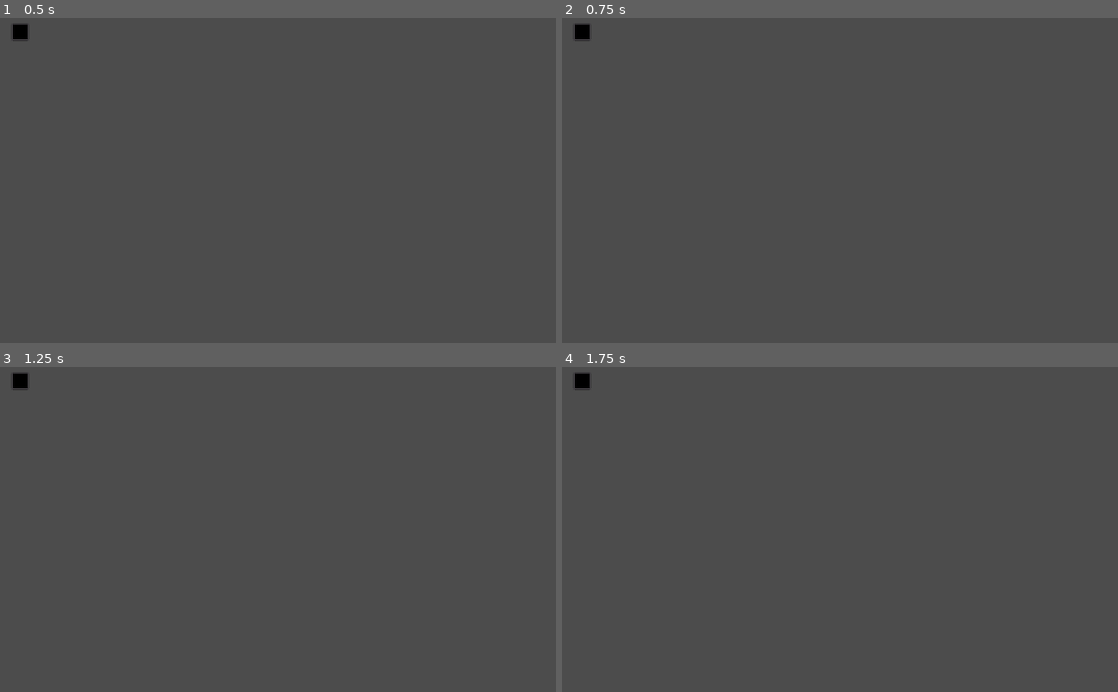
Above: before the commit, frames 1-4 (two rows, left to right).
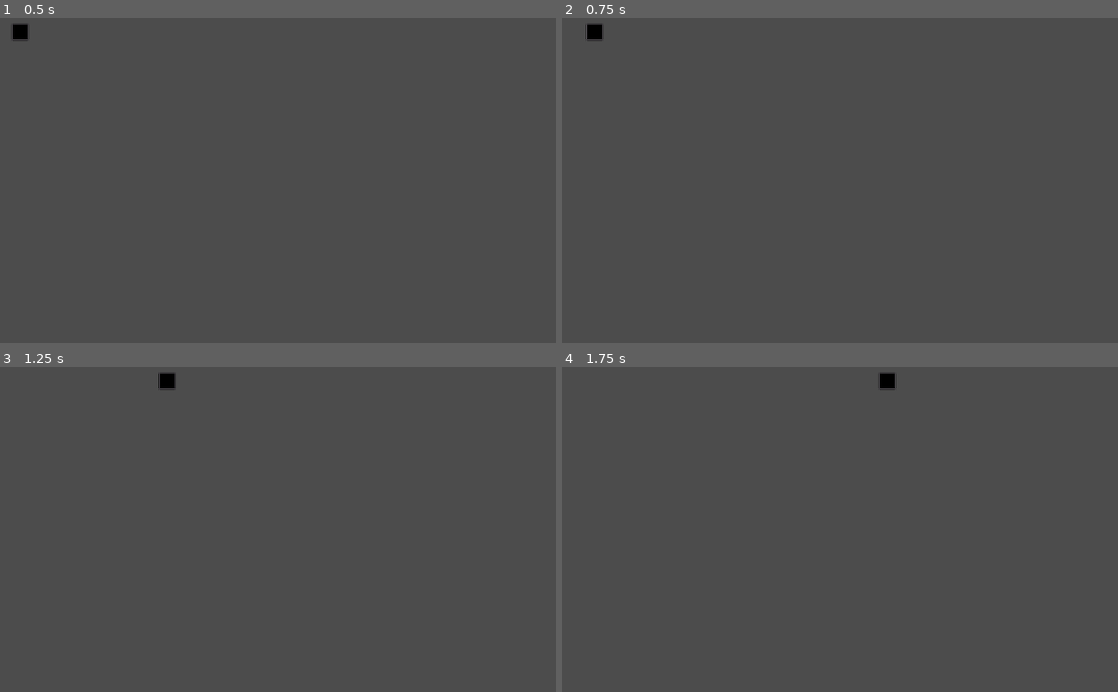
Above: after the commit, the same moments.

Repository: pacomesoual/Test-1
Game: Godot game, scene res://Scenes/Niveaux/Test.tscn
The game is run twice, just before and just after one commit, with the same random seed, the same clock (stepped at 60 frames per second) and the same inputs.
Inputs:
- Up to frame 1 (0.5 s): no input
- Up to frame 2 (0.75 s): tap Enter at 0.5 s; hold D (Kright) from 0.53 s (still down)
- Up to frame 3 (1.25 s): keep holding D (Kright)
- Up to frame 4 (1.75 s): release D (Kright) at 1.28 s; hold Shift (Kbrake) from 1.28 s (still down)

Frame 1 is identical in both runs. In frame 2, 0.3% of the frame differs, in the area x 2-8%, y 1-8%; in frame 3, 0.3%; in frame 4, 0.3%, in the area x 2-61%, y 1-8%.

Commit message:
Update DeplacementGroupe.gd

Diff:
--- a/Scripts/Vaisseaux/Déplacement/DeplacementGroupe.gd
+++ b/Scripts/Vaisseaux/Déplacement/DeplacementGroupe.gd
@@ -1,9 +1,9 @@
 extends KinematicBody2D
 
 var speed = 5
-var velocity := Vector2(0,0) #
-var lastFrameVelocity = Vector2(0,0)
-var InputMovement = Vector2(0,0)
+var velocity := Vector2(0,0) #vitesse appliqué a l'objet chaque frame
+var lastFrameVelocity = Vector2(0,0) #Vitesse qui a été appliqué a l'objet a la derniere frame
+var InputMovement = Vector2(0,0) #vecteur représentant l'input.
 
 func _ready():
 	pass
@@ -15,15 +15,27 @@
 	pass
 
 func _physics_process(delta):
-
-	lastFrameVelocity = velocity #Tentative #1 du système d'inertie.
 #	Definition de InputMovement comme étant le vector2 représentant les inputs du joueur.
-	InputMovement = Vector2(0 + int(Input.is_action_pressed("Krigh")) - int(Input.is_action_pressed("Kleft")),0 + int(Input.is_action_pressed("Kdown")) - int(Input.is_action_pressed("Kup")))
+	InputMovement = Vector2(0 + int(Input.is_action_pressed("Kright")) - int(Input.is_action_pressed("Kleft")),0 + int(Input.is_action_pressed("Kdown")) - int(Input.is_action_pressed("Kup")))
 
 #	Normalization du mouvement pour s'assurer que la vitesse ne dépasse pas :
 	if(InputMovement.length() >1):
 		InputMovement = InputMovement.normalized()
 
+#	Le freinage has arrived :
+	if(Input.is_action_pressed("Kbrake")):
+		if (-1 <lastFrameVelocity.length() and lastFrameVelocity.length() < 1): #check si la velocity est suffisament basse pour que quoi que ce soit a 1 créer un effet yoyo.
+			InputMovement = Vector2(-lastFrameVelocity.x,-lastFrameVelocity.y)
+		else:
+			var absolute = abs(lastFrameVelocity.x) + abs(lastFrameVelocity.y)
+			var ratioX = lastFrameVelocity.x/absolute
+			var ratioY = lastFrameVelocity.y/absolute
+			InputMovement.x = -ratioX
+			InputMovement.y = -ratioY
+
 #	Application du mouvement :
 	velocity = lastFrameVelocity + InputMovement
+
+	lastFrameVelocity = velocity #Tentative #1 du système d'inertie.
+
 	self.position += velocity * 0.3
